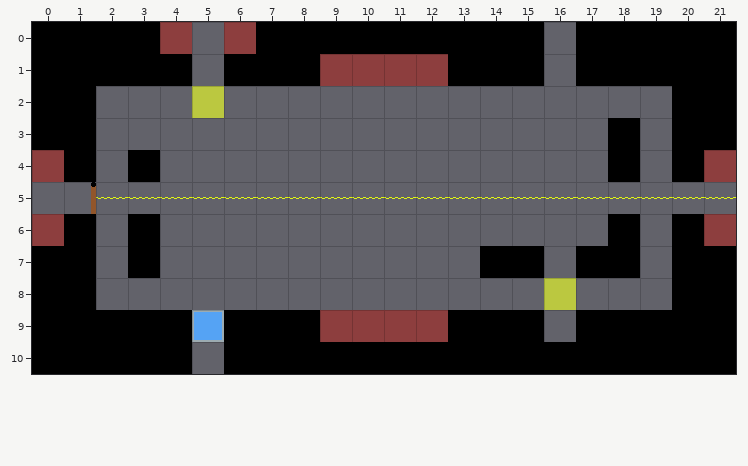
Two versions of a level (Tiled map (JSON), Assets/Level_Editor/TileMap/Room_51.tmj). This is how it looked before the edit.
Cells are 32x32 px. Shown: x 0..21, y 0..10.
New version:
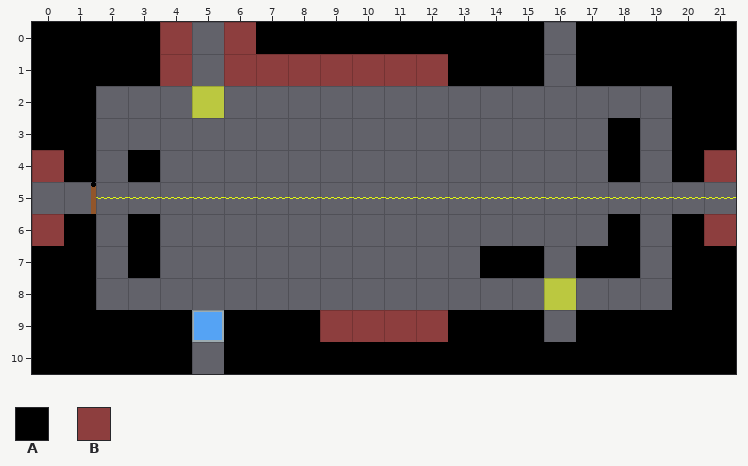
Key: from "tileSet": A 33, B 34.
_ is an empty cell.
Difference:
{"where": "layer \"Blocks\""}
{"y":1,"x":4,"old":"A","new":"B"}
{"y":1,"x":6,"old":"AAA","new":"BBB"}
{"label":"changed","picture_box":[160,54,192,86]}
{"label":"changed","picture_box":[224,54,320,86]}
